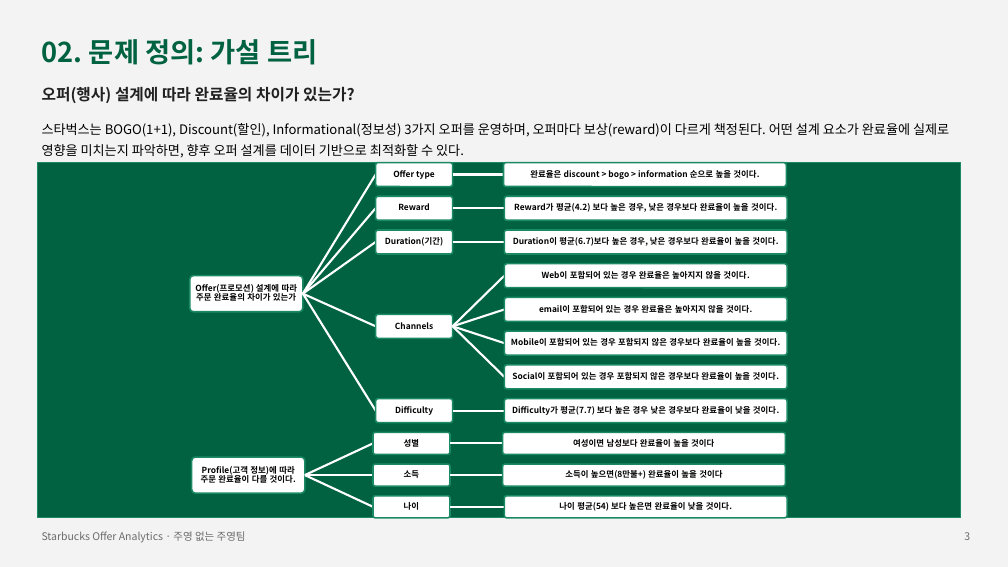
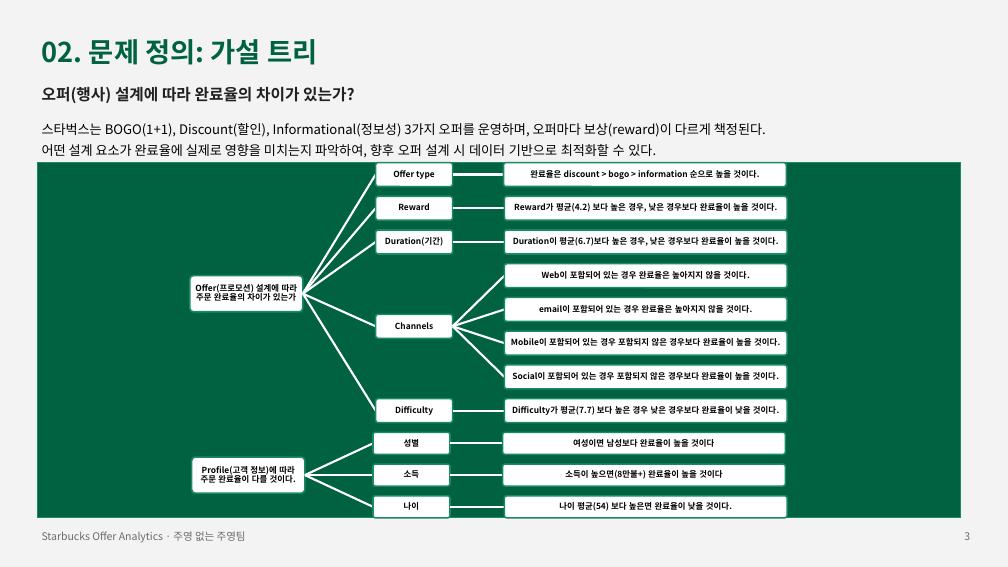
Before and after one commit to Sicheol-Pyo/ai-data-bootcamp, a slide deck: slide 3 of project_2/주영 없는 주영팀 Project2 발표자료.pptx. Drawn at 1008x567 pixels with LibreOffice and Linux fonts; fonts in the diff are those of the drawing. Boxes give left, top, right and bottom in pixels: in the first picture for what was removed or moved away, otherwise in the second. Text is boxed around its words. In the diff, an @@ line names an element or a change of style, - is before the commit and + after.

```diff
--- a/project_2/주영 없는 주영팀 Project2 발표자료.pptx
+++ b/project_2/주영 없는 주영팀 Project2 발표자료.pptx
@@ text at (x1=42, y1=123, x2=766, y2=158): text changed @@
-스타벅스는 BOGO(1+1), Discount(할인), Informational(정보성) 3가지 오퍼를 운영하며, 오퍼마다 보상(reward)이 다르게 책정된다. 어떤 설계 요소가 완료율에 실제로 영향을 미치는지 파악하면, 향후 오퍼 설계를 데이터 기반으로 최적화할 수 있다.
+스타벅스는 BOGO(1+1), Discount(할인), Informational(정보성) 3가지 오퍼를 운영하며, 오퍼마다 보상(reward)이 다르게 책정된다.
+어떤 설계 요소가 완료율에 실제로 영향을 미치는지 파악하여, 향후 오퍼 설계 시 데이터 기반으로 최적화할 수 있다.
```
Also in this commit, not shown: 9 other slides changed, 8 other files.
